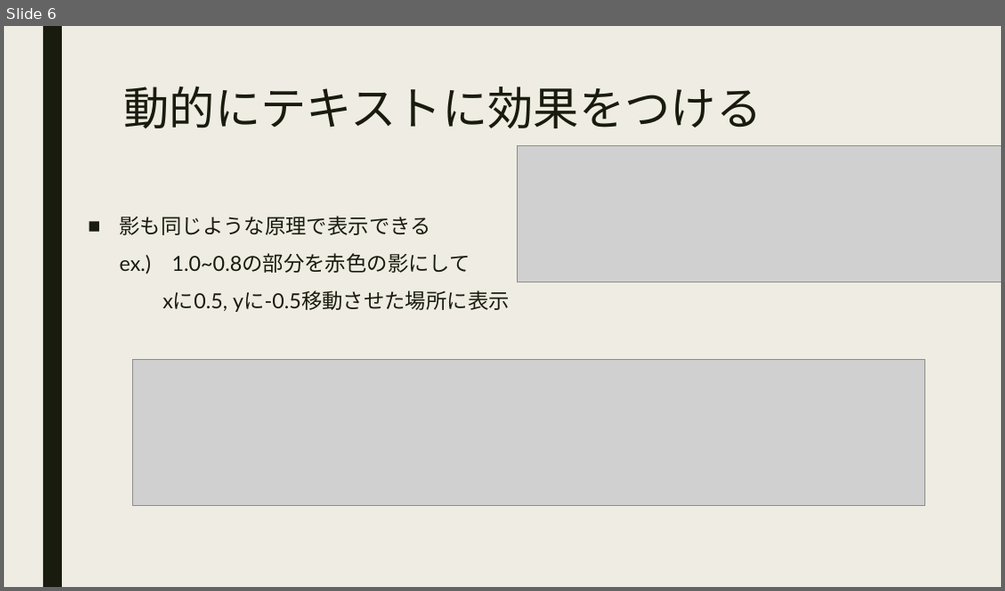
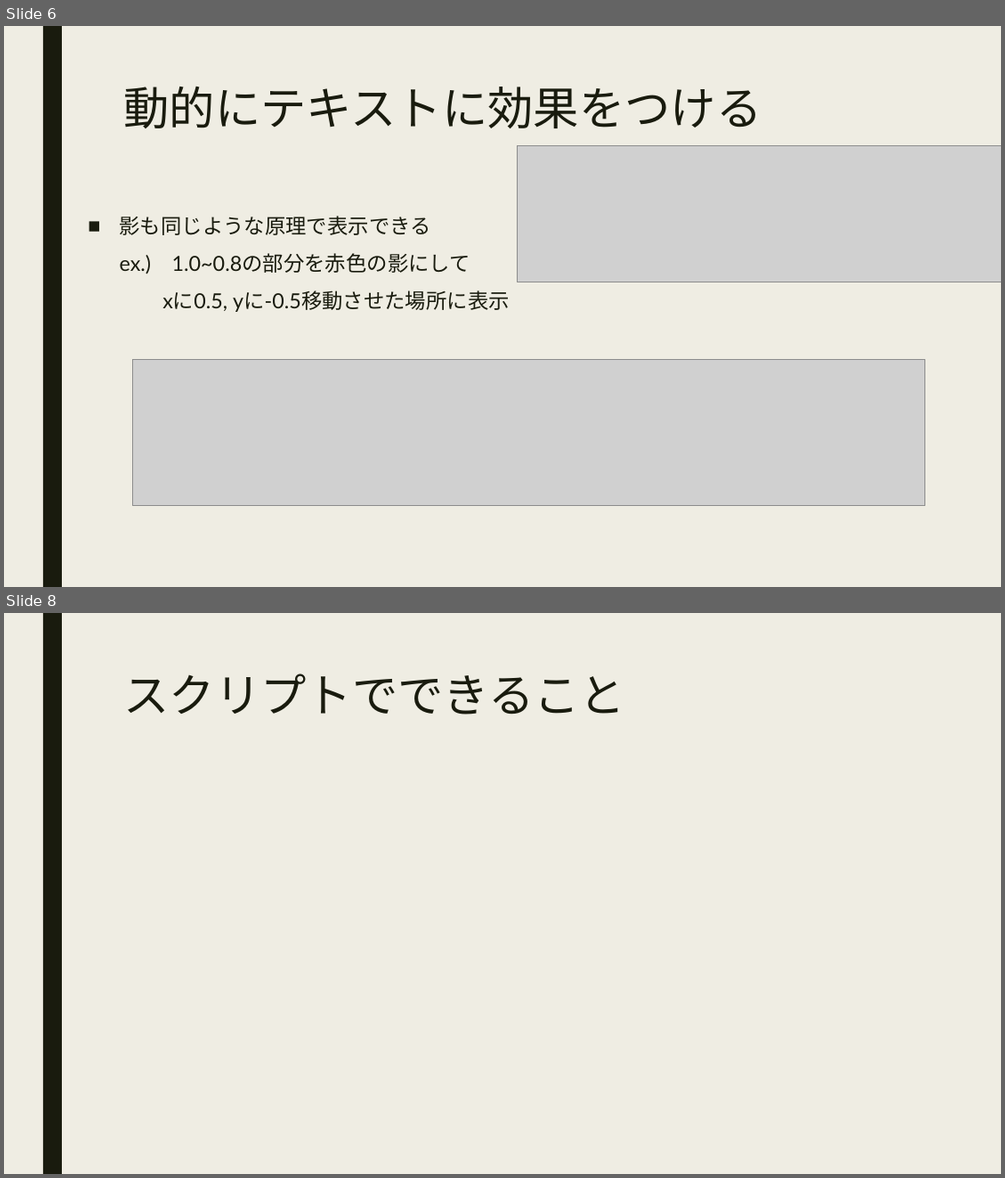
Before and after one commit to hopesnow/Study, a slide deck: RHStudy/Documents/TextMeshPro_r-hatase.pptx. Shown one above the other, each under a label of ours: slide 6 before the commit, slides 6 and 8 after it; the slides between them are not shown. The pictures are 1005x591 and 1005x1178 pixels, drawn with LibreOffice and Linux fonts; fonts in the diff are those of the drawing; grey boxes stand for pictures. Boxes give left, top, right and bottom in pixels: in the first picture for what was removed or moved away, otherwise in the second. Text is boxed around its words. In the diff, an @@ line names an element or a change of style, - is before the commit and + after.

```diff
--- a/RHStudy/Documents/TextMeshPro_r-hatase.pptx
+++ b/RHStudy/Documents/TextMeshPro_r-hatase.pptx
@@ slide 8 added at box(4, 613, 1001, 1174), background #EFEDE3; not listed: 1 template element that a slide beside it also shows @@
@@ title added at box(123, 674, 625, 714), 44 pt, text #191B0E @@
+スクリプトでできること
```
Also in this commit, not shown: 1 other slide added.
